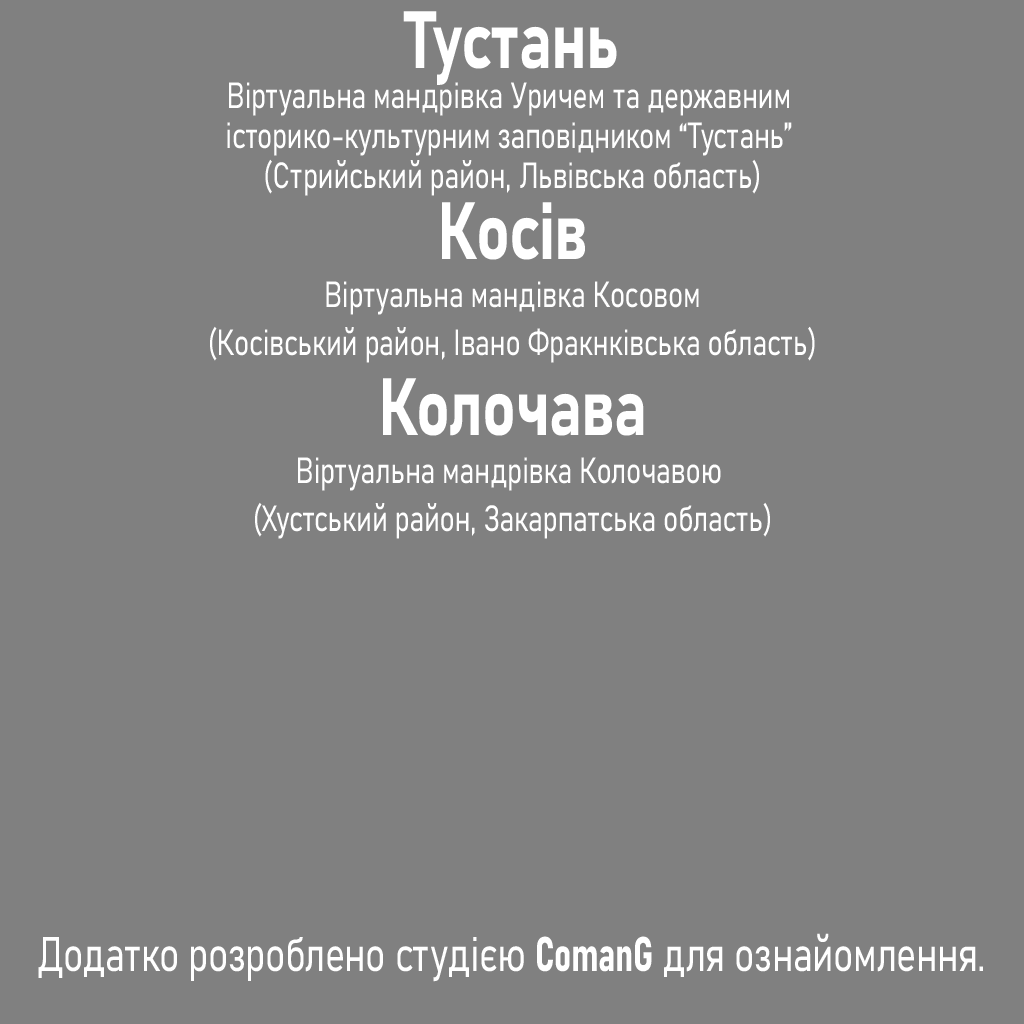
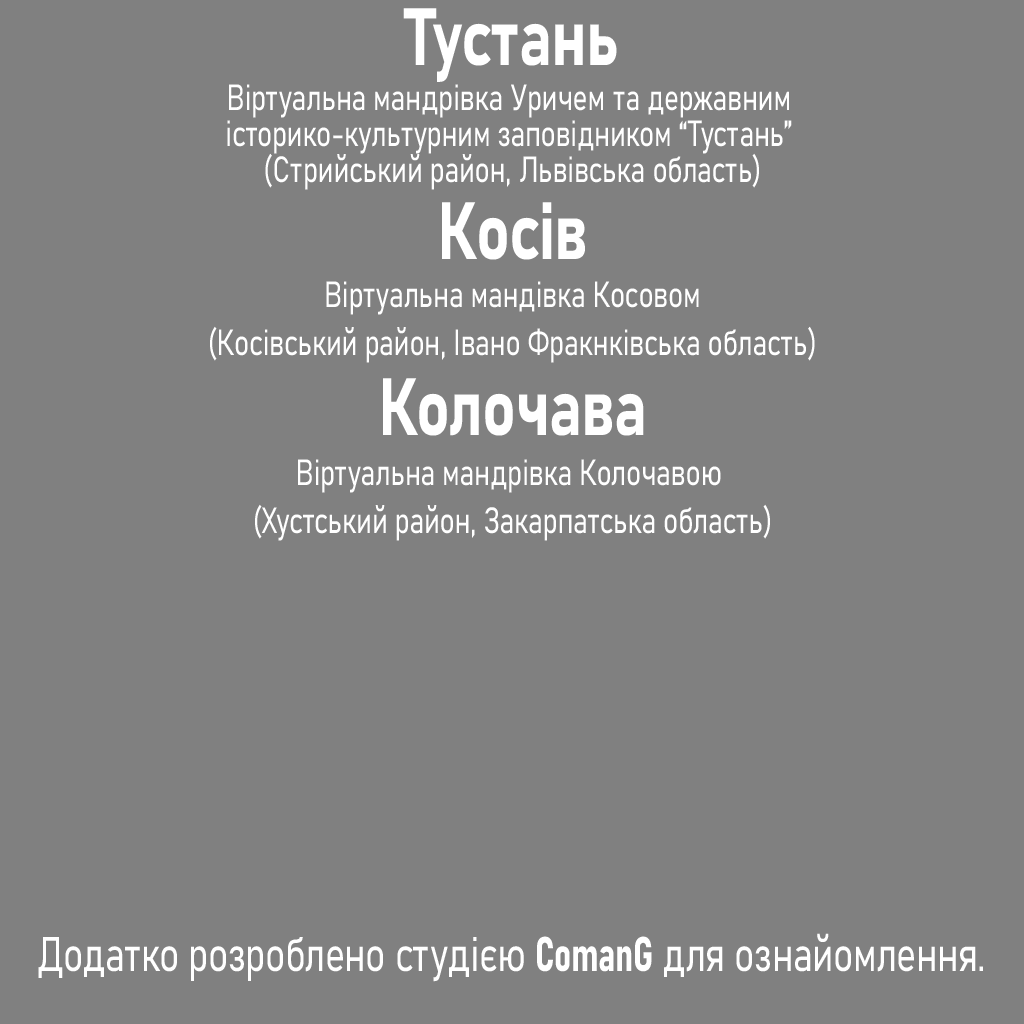
Layer changes from the first 1024 × 1024 image to the second:
painted on "Тустань Віртуальна мандрівка Уричем та державним історико-куль" over [left=227, top=8, right=792, bottom=196]
painted on "Колочава Віртуальна мандрівка Колочавою (Хустський район, Зака" over [left=255, top=457, right=770, bottom=541]
